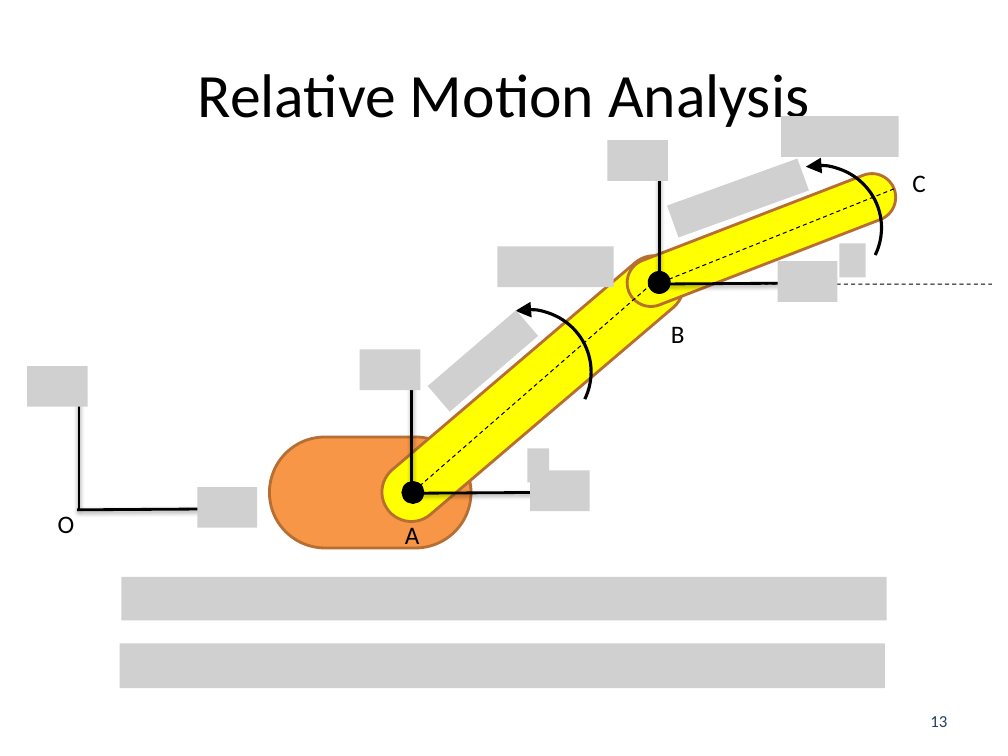
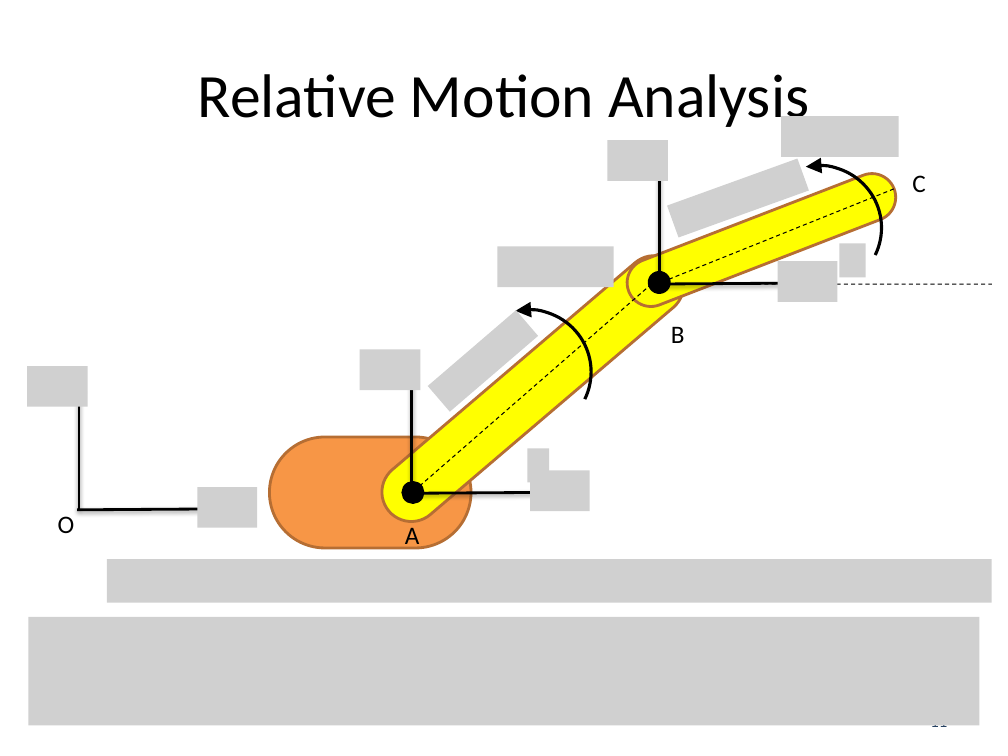
Before and after one commit to JacobMoore/mechanics_textbook, a slide deck: slide 11 of Lecture Slides/VideoLectureSlides/12.6 vector.pptx (slide 13 before the commit). Drawn at 1008x756 pixels with LibreOffice and Linux fonts; fonts in the diff are those of the drawing; grey boxes stand for pictures. Boxes give left, top, right and bottom in pixels: in the first picture for what was removed or moved away, otherwise in the second. Text is boxed around its words. In the diff, an @@ line names an element or a change of style, - is before the commit and + after.

```diff
--- a/Lecture Slides/VideoLectureSlides/12.6 vector.pptx
+++ b/Lecture Slides/VideoLectureSlides/12.6 vector.pptx
@@ picture: place and size @@
-picture at <box>121,577,886,620</box>
+picture at <box>107,559,992,603</box>
@@ picture: place and size @@
-picture at <box>120,643,885,687</box>
+picture at <box>28,617,979,726</box>
@@ page number at <box>930,725,947,732</box>: text changed @@
-13
+11
```
Also in this commit, not shown: 2 slides added, 1 slide removed, 5 other files.
